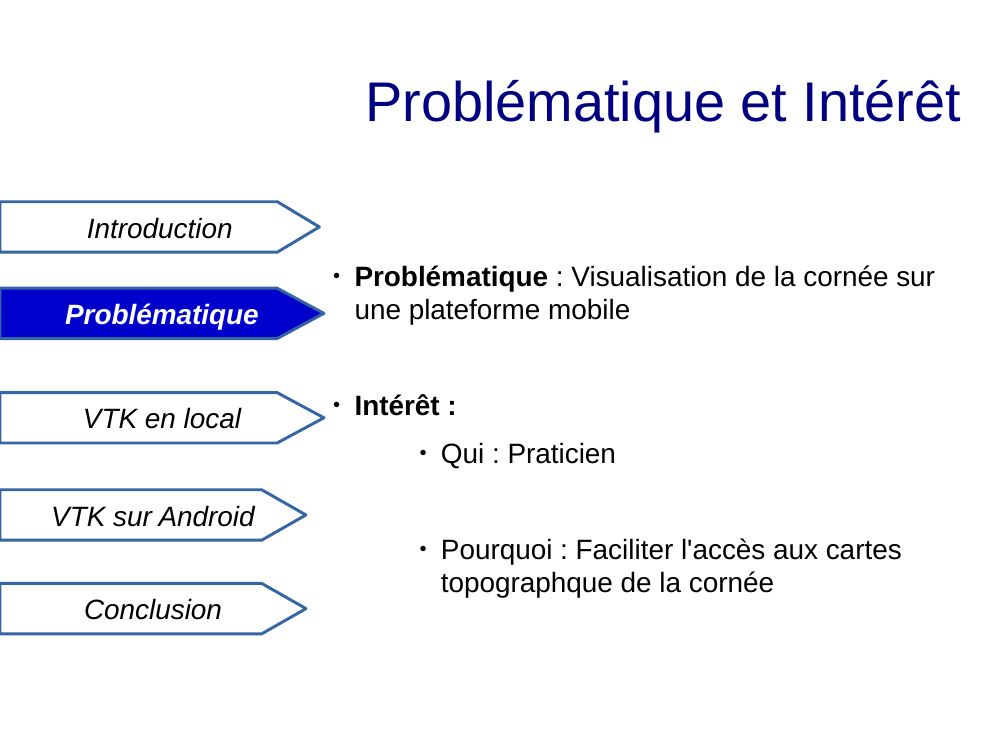
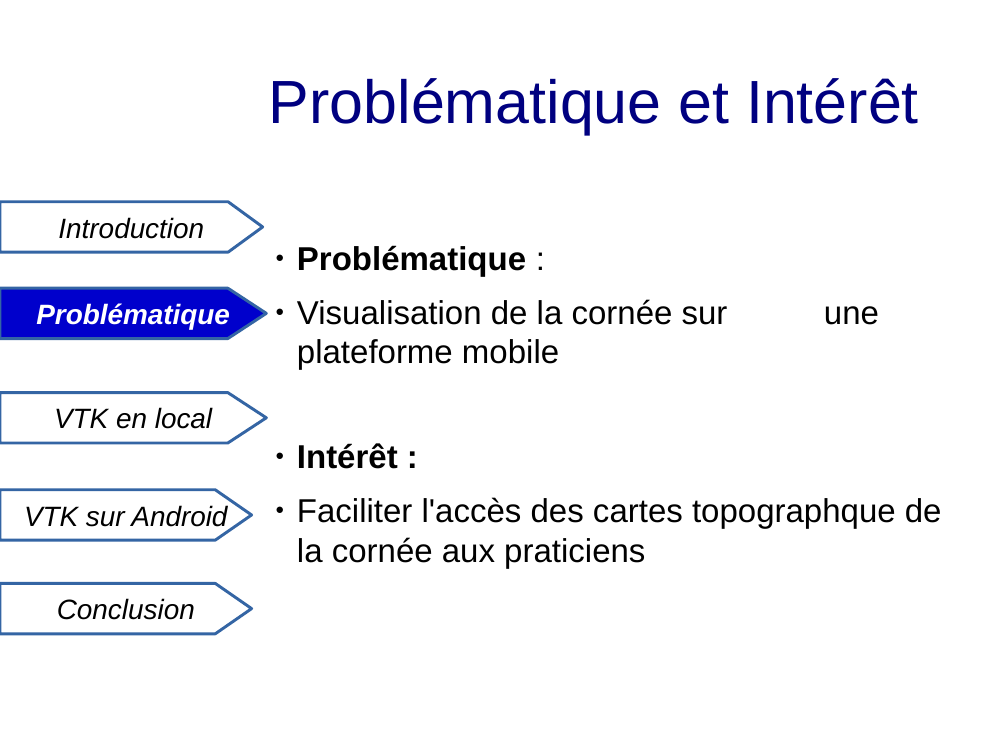
Before and after one commit to exopole/gitVTK, a slide deck: slide 9 of Presentation/rapport/soutenance.odp. Drawn at 1008x756 pixels with LibreOffice and Linux fonts; fonts in the diff are those of the drawing. Boxes give left, top, right and bottom in pixels: in the first picture for what was removed or moved away, otherwise in the second. Text is boxed around its words. In the diff, an @@ line names an element or a change of style, - is before the commit and + after.

```diff
--- a/Presentation/rapport/soutenance.odp
+++ b/Presentation/rapport/soutenance.odp
@@ title "Problématique et Intérêt": place and size @@
-title "Problématique et Intérêt" at box(365, 80, 961, 131)
+title "Problématique et Intérêt" at box(269, 78, 919, 134)
@@ title "Problématique et Intérêt" at box(269, 78, 919, 134): size 44 to 48 pt; alignment centre to left @@
@@ text "Problématique :": place and size @@
-text "Problématique :" at box(355, 265, 935, 598)
+text "Problématique :" at box(297, 245, 942, 569)
@@ freeform shape "Introduction": place and size @@
-freeform shape "Introduction" at box(0, 202, 319, 252)
+freeform shape "Introduction" at box(0, 202, 263, 252)
@@ text at box(297, 245, 728, 370): text changed; size 22 to 26 pt @@
-● Problématique : Visualisation de la cornée sur une plateforme mobile
+● Problématique :
+● Visualisation de la cornée sur une plateforme mobile
@@ freeform shape "Problématique": place and size @@
-freeform shape "Problématique" at box(0, 288, 324, 338)
+freeform shape "Problématique" at box(0, 288, 266, 338)
@@ freeform shape "VTK en local": place and size @@
-freeform shape "VTK en local" at box(0, 392, 324, 443)
+freeform shape "VTK en local" at box(0, 392, 266, 443)
@@ text at box(297, 443, 398, 469): size 22 to 26 pt in "Intérêt :" @@
@@ freeform shape "VTK sur Android": place and size @@
-freeform shape "VTK sur Android" at box(0, 490, 306, 541)
+freeform shape "VTK sur Android" at box(0, 490, 252, 541)
@@ text at box(297, 497, 942, 569): text changed; size 22 to 26 pt @@
-        ● Qui : Praticien
-        ● Pourquoi : Faciliter l'accès aux cartes topographque de la cornée
+● Faciliter l'accès des cartes topographque de la cornée aux praticiens
@@ freeform shape "Conclusion": place and size @@
-freeform shape "Conclusion" at box(0, 584, 306, 634)
+freeform shape "Conclusion" at box(0, 584, 252, 634)
```
Also in this commit, not shown: 19 other slides changed, 2 other files.
